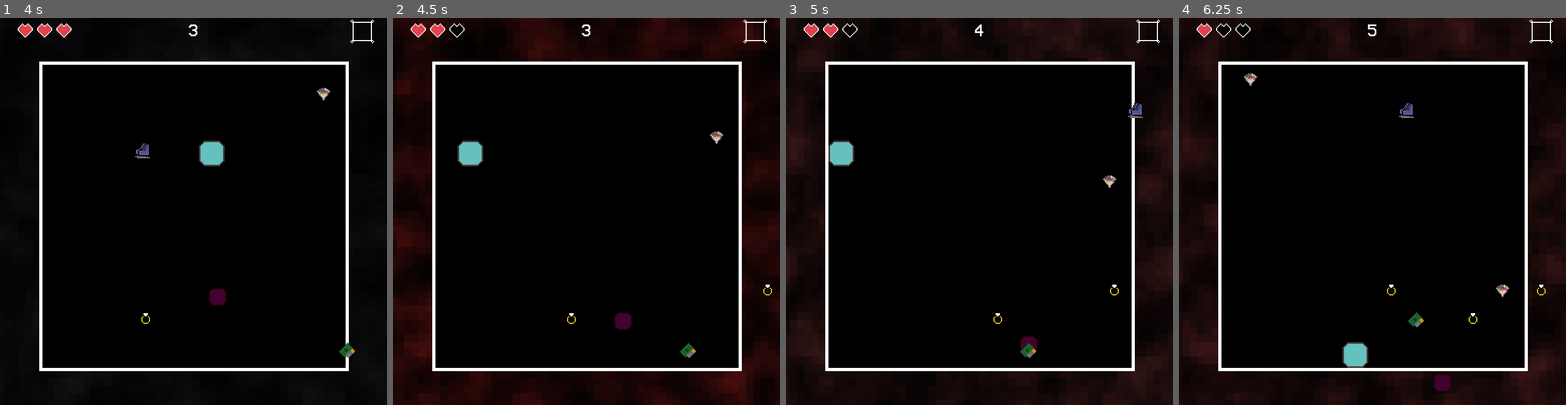
Above: before the commit, frames 1-4 (left to right).
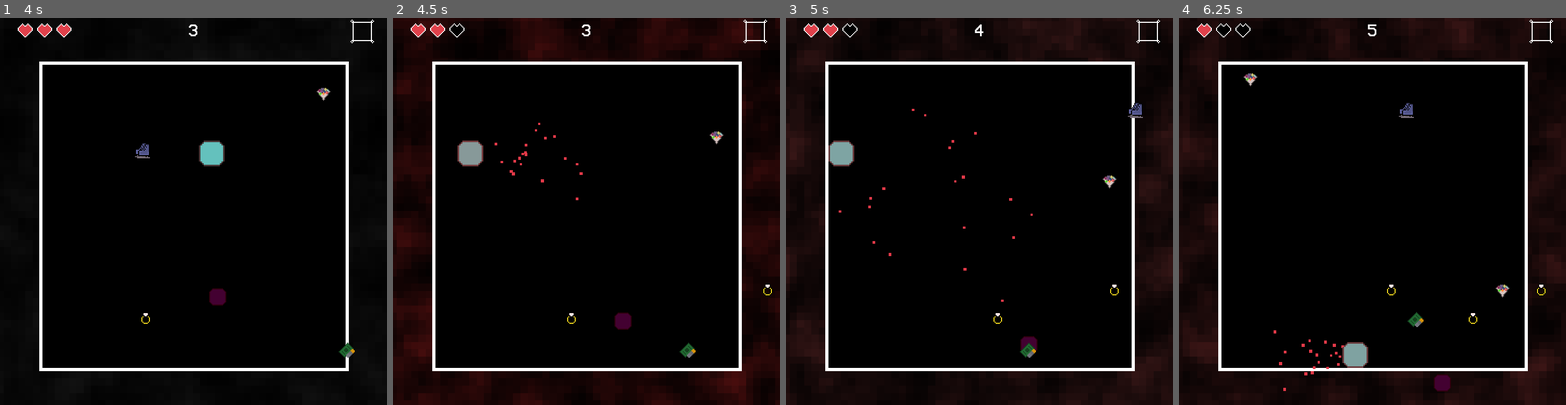
Above: after the commit, the same moments.

Repository: NathanPip/only-one
Game: Godot game, scene res://scenes/game.tscn
Same seed, same stepped clock (60 frames per second), same inputs: the game is played once before the commit and once after it. The engine's default icon, where the game draws it, is replaced by a stand-in: a white triangle on a blue panel in a dark square.
Inputs:
- Up to frame 1 (4 s): tap Space (action) at 0.5, 1.35, 2.85 s; hold D (move_right) 0.53-1.28 s; hold Space (action) 0.53-1.28 s; hold S (move_down) 1.28-2.03 s; hold D (move_right) 2.03-2.78 s; hold Space (action) 2.03-2.78 s; hold W (move_up) 2.78-3.53 s; hold A (move_left) from 3.53 s (still down); hold Space (action) from 3.53 s (still down)
- Up to frame 2 (4.5 s): keep holding A (move_left); release Space (action) at 4.28 s; tap Space (action) at 4.35 s
- Up to frame 3 (5 s): keep holding A (move_left)
- Up to frame 4 (6.25 s): release A (move_left) at 5.03 s; hold S (move_down) 5.03-5.78 s; hold Space (action) 5.03-5.78 s; hold D (move_right) from 5.78 s (still down); tap Space (action) at 5.85 s

Frame 1 is identical in both runs. In frame 2, 0.5% of the frame differs, in the area x 16-50%, y 27-48%; in frame 3, 0.5%; in frame 4, 0.5%, in the area x 24-49%, y 80-97%.

Commit message:
damage animation and particles for player

Diff:
--- a/scenes/game.tscn
+++ b/scenes/game.tscn
@@ -281,6 +281,7 @@
 horizontal_alignment = 1
 vertical_alignment = 1
 script = ExtResource("19_1kice")
+is_gameover = true
 
 [node name="Restart" type="RichTextLabel" parent="GameOver/TextContainer"]
 layout_mode = 2
--- a/scenes/player.tscn
+++ b/scenes/player.tscn
@@ -1,7 +1,14 @@
-[gd_scene load_steps=4 format=3 uid="uid://dywcwocgiu6xa"]
+[gd_scene load_steps=7 format=3 uid="uid://dywcwocgiu6xa"]
 
 [ext_resource type="Script" uid="uid://ddmucc4nmioer" path="res://scripts/player.gd" id="1_8ib4f"]
 [ext_resource type="Texture2D" uid="uid://dujl40unr4emm" path="res://sprites/blue_square.png" id="1_phn0w"]
+[ext_resource type="Texture2D" uid="uid://blpqaxq8y00r5" path="res://sprites/blood_particle.png" id="2_qhqgy"]
+[ext_resource type="Shader" uid="uid://cs15daf8gjshf" path="res://shaders/player_shader.gdshader" id="3_dqkch"]
+
+[sub_resource type="ShaderMaterial" id="ShaderMaterial_qlg0r"]
+shader = ExtResource("3_dqkch")
+shader_parameter/damage_color = Color(0.819125, 0.273332, 0.302907, 1)
+shader_parameter/damage_amt = 0.0
 
 [sub_resource type="RectangleShape2D" id="RectangleShape2D_xltji"]
 size = Vector2(48, 48)
@@ -10,8 +17,21 @@
 script = ExtResource("1_8ib4f")
 speed = 200.0
 
+[node name="Blood_Particle" type="CPUParticles2D" parent="."]
+emitting = false
+amount = 20
+texture = ExtResource("2_qhqgy")
+lifetime = 4.0
+explosiveness = 0.95
+spread = 180.0
+gravity = Vector2(0, 300)
+initial_velocity_min = 130.0
+initial_velocity_max = 250.0
+scale_amount_max = 1.5
+
 [node name="Sprite2D" type="Sprite2D" parent="."]
 texture_filter = 1
+material = SubResource("ShaderMaterial_qlg0r")
 scale = Vector2(3, 3)
 texture = ExtResource("1_phn0w")
 
--- a/scripts/globals.gd
+++ b/scripts/globals.gd
@@ -6,6 +6,7 @@
 signal count_up(amt: int)
 signal change_powerup(tex: Texture2D)
 signal change_gamestate(state: GameStateEnum)
+signal damage_anim_playing(amt: float)
 
 
 enum power_up_type {INVULNERABLE}
@@ -74,6 +75,7 @@
 	var anim_amt = sin(damage_anim_time*PI)
 	print(anim_amt)
 	background.material.set_shader_parameter("damage_amt", anim_amt)
+	damage_anim_playing.emit(anim_amt)
 	pass
 
 func restart():
--- a/scripts/player.gd
+++ b/scripts/player.gd
@@ -5,6 +5,8 @@
 @export var starting_position: Vector2 = Vector2(601, 351)
 @export var damage_inv_time: float = 1
 var timer: Timer
+var sprite: Sprite2D
+var blood_particle: CPUParticles2D
 var current_power_up: PowerUp
 var power_up_timer: float = 0:
 	set(val):
@@ -23,13 +25,18 @@
 
 @export var invulnerable = false
 
+func play_damage_anim(amt: float):
+	sprite.material.set_shader_parameter("damage_amt", amt*.4)
 
 func inv_timeout():
 	invulnerable = false
+	blood_particle.emitting = false
 	timer.wait_time = damage_inv_time
 
 func take_damage():
 	invulnerable = true
+	blood_particle.restart()
+	blood_particle.emitting = true
 	timer.start()
 	pass
 
@@ -63,10 +70,13 @@
 func _ready() -> void:
 	position = starting_position
 	timer = get_node("Damage_Timer")
+	sprite = get_node("Sprite2D")
+	blood_particle = get_node("Blood_Particle")
 	timer.wait_time = damage_inv_time
 	timer.timeout.connect(inv_timeout)
 	Globals.reset_game.connect(reset)
 	Globals.damage_taken.connect(take_damage)
+	Globals.damage_anim_playing.connect(play_damage_anim)
 
 func _process(delta: float) -> void:
 	if power_up_active:
--- a/scripts/score_counter.gd
+++ b/scripts/score_counter.gd
@@ -1,6 +1,6 @@
 extends RichTextLabel
 
-var is_gameover: bool = false
+@export var is_gameover: bool = false
 
 func change_text(amt: int):
 	if is_gameover:
--- /dev/null
+++ b/shaders/player_shader.gdshader
@@ -0,0 +1,18 @@
+shader_type canvas_item;
+
+uniform vec3 damage_color: source_color;
+uniform float damage_amt = 0;
+
+void vertex() {
+	// Called for every vertex the material is visible on.
+}
+
+void fragment() {
+	COLOR = mix(COLOR, vec4(damage_color, COLOR.a), damage_amt);
+	// Called for every pixel the material is visible on.
+}
+
+//void light() {
+//	// Called for every pixel for every light affecting the CanvasItem.
+//	// Uncomment to replace the default light processing function with this one.
+//}
Not shown, added: shaders/player_shader.gdshader.uid
Binary file added: sprites/blood_particle.png
Not shown, added: sprites/blood_particle.png.import
